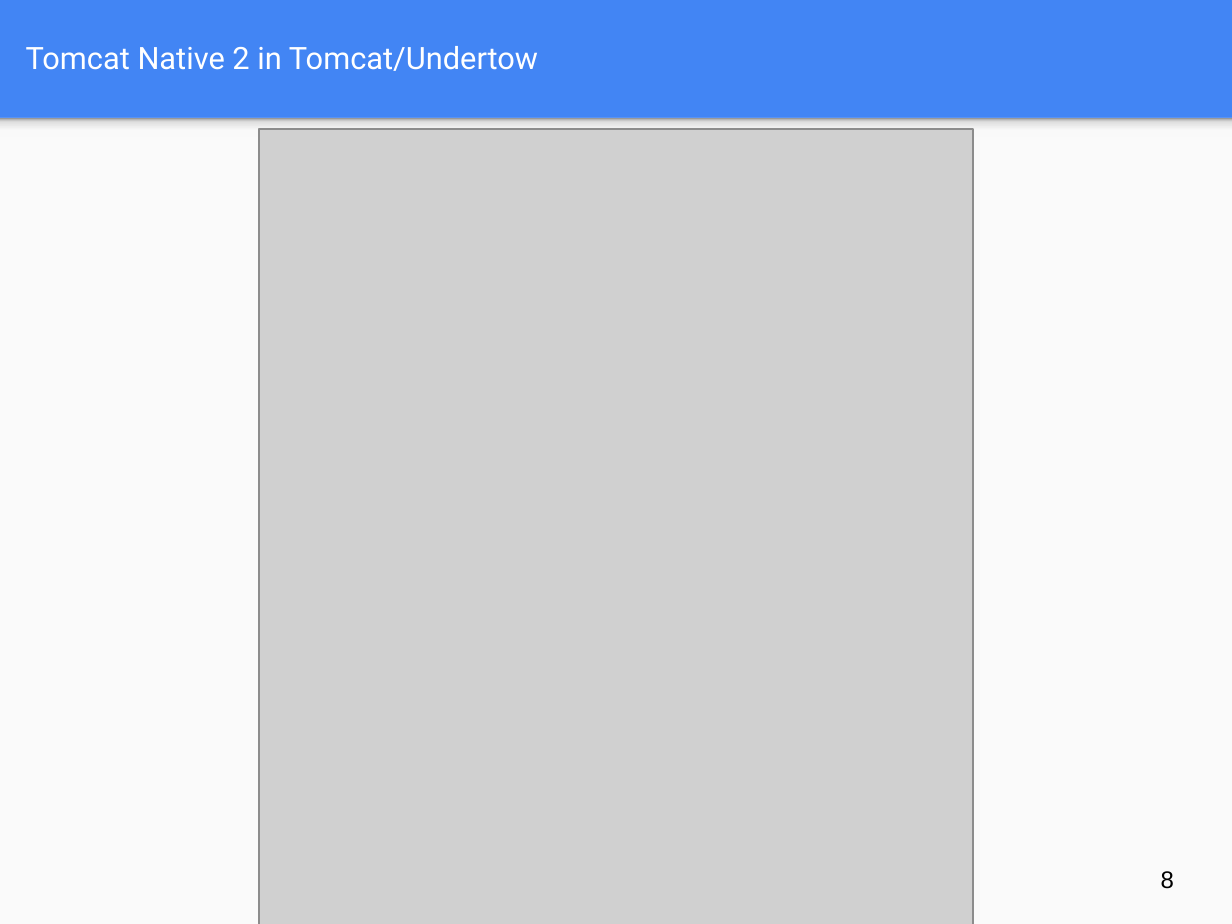
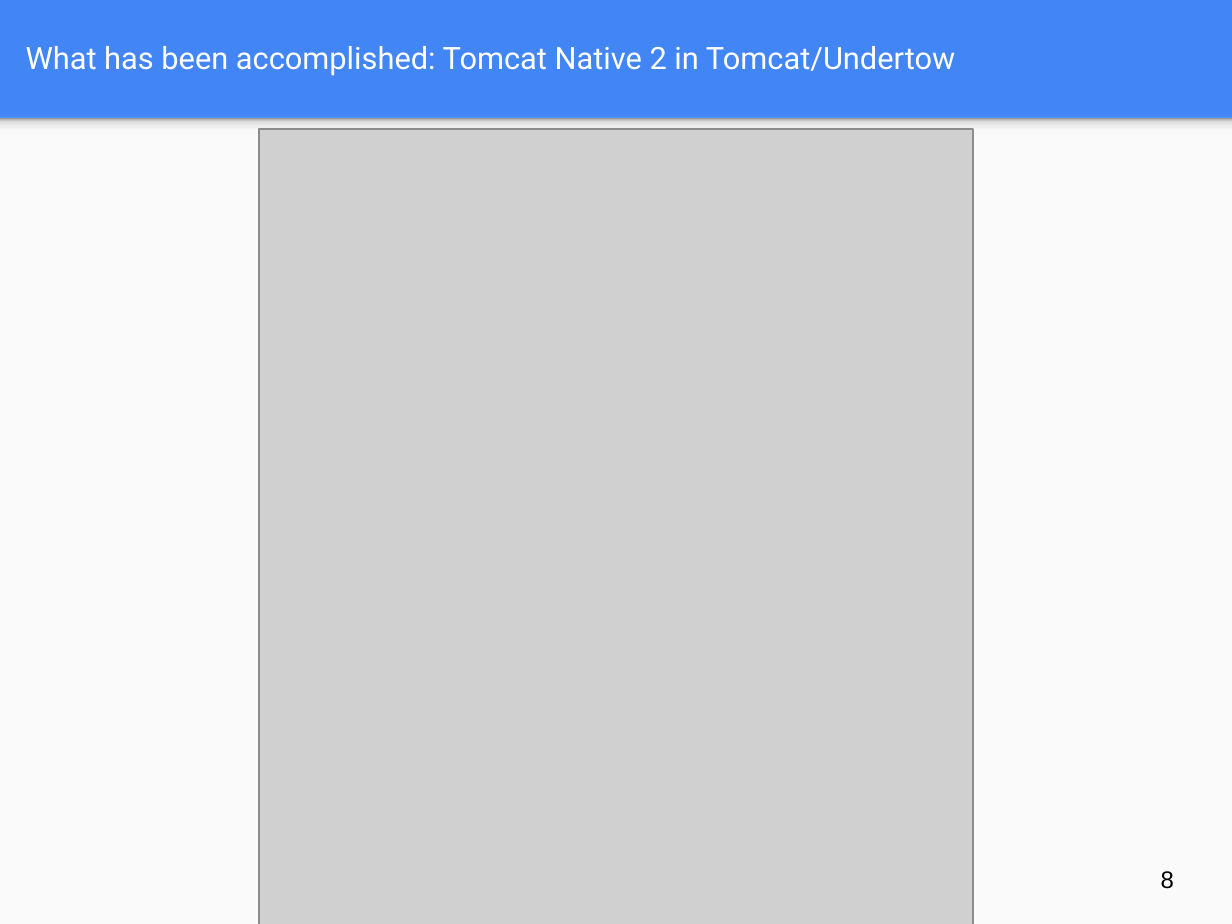
Before and after one commit to jocelynthode/tomcat-native2-doc, a slide deck: slide 8 of final-pres/final_workshop_pres.pptx. Drawn at 1232x924 pixels with LibreOffice and Linux fonts; fonts in the diff are those of the drawing; grey boxes stand for pictures. Boxes give left, top, right and bottom in pixels: in the first picture for what was removed or moved away, otherwise in the second. Text is boxed around its words. In the diff, an @@ line names an element or a change of style, - is before the commit and + after.

```diff
--- a/final-pres/final_workshop_pres.pptx
+++ b/final-pres/final_workshop_pres.pptx
@@ title at bbox=[26, 46, 955, 76]: text changed @@
-Tomcat Native 2 in Tomcat/Undertow
+What has been accomplished: Tomcat Native 2 in Tomcat/Undertow
```
Also in this commit, not shown: 7 other slides changed, 2 slides added, 1 slide removed, 1 other file.
